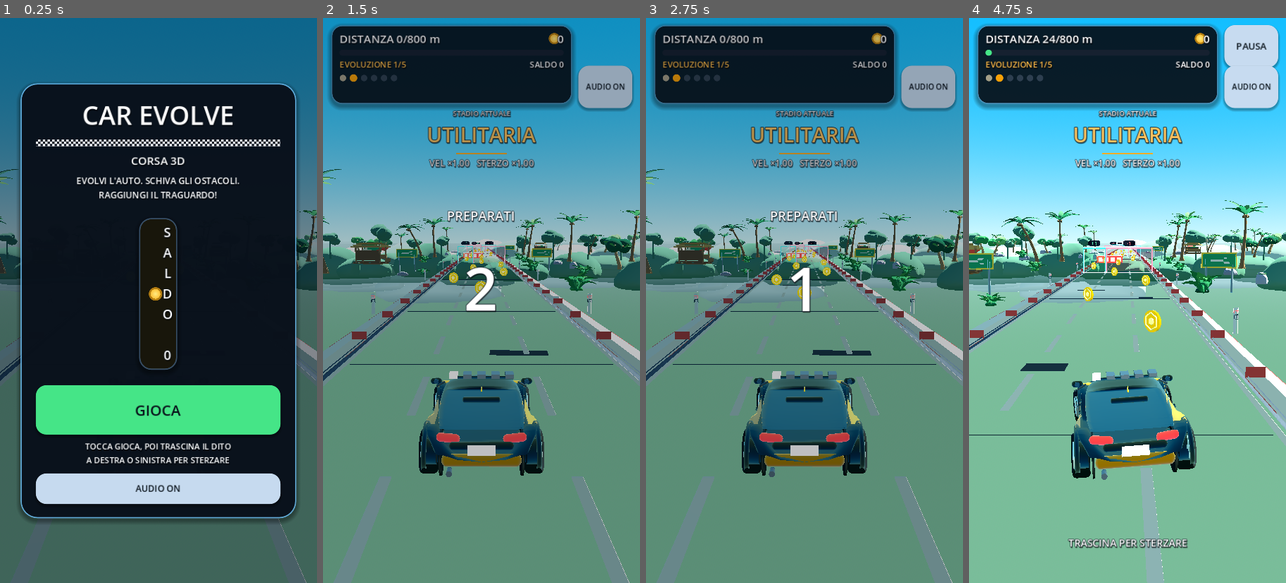
Above: before the commit, frames 1-4 (left to right).
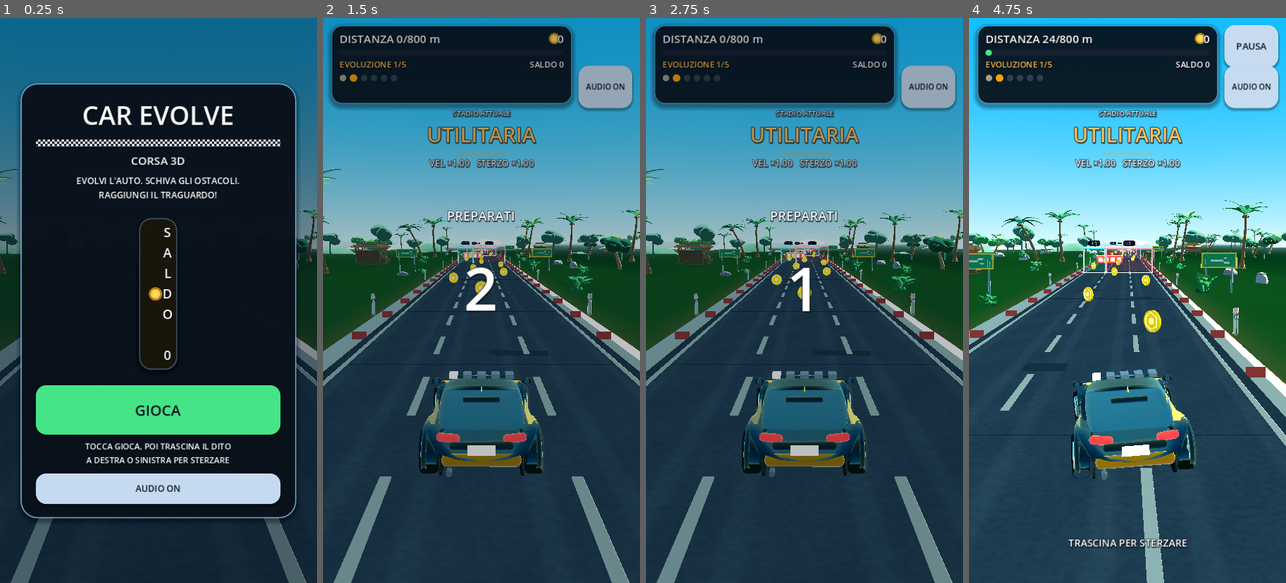
Above: after the commit, the same moments.

Repository: wraixxfn-create/GiocoMobile
Game: Godot game, scene res://scenes/Main.tscn
The game is run twice, just before and just after one commit, with the same random seed, the same clock (stepped at 60 frames per second) and the same inputs.
Inputs (mouse positions are in pixels of both pictures, inside the frame that each line leads up to):
- Up to frame 1 (0.25 s): no input
- Up to frame 2 (1.5 s): click "GIOCA" at 0.5 s; click "AUDIO ON" at 1.25 s
- Up to frame 3 (2.75 s): tap Enter at 2 s; move the mouse to (874, 272) at 2.02 s; hold Right (ui_right) from 2.03 s (still down); tap 1 at 2.1 s; click (874, 272) at 2.17 s
- Up to frame 4 (4.75 s): release Right (ui_right) at 2.75 s; drag from (1064, 328) to (1111, 413) at 2.77 s; move the mouse to (1159, 176) at 3.52 s; hold Right (ui_right) 3.53-4.25 s; tap 3 at 3.6 s; drag from (1111, 413) to (1032, 215) at 4.27 s

The runs differ from the first frame. In frame 1, 16% of the frame differs, in the area x 0-100%, y 40-100%; in frame 2, 46%; in frame 3, 46%; in frame 4, 46%.

Commit message:
fix(render): superfici di terreno e asfalto a doppia faccia + dump triangoli
Co-authored-by: arena-agent <297053741+arena-agent@users.noreply.github.com>

Diff:
--- a/scripts/core/MaterialFactory.gd
+++ b/scripts/core/MaterialFactory.gd
@@ -461,6 +461,7 @@
 		material.albedo_color = Color.WHITE
 		material.vertex_color_use_as_albedo = true
 		material.specular_mode = BaseMaterial3D.SPECULAR_DISABLED
+		material.cull_mode = BaseMaterial3D.CULL_DISABLED
 		material.roughness = 0.96
 		material.metallic = 0.0
 		_cache[key] = material
@@ -491,6 +492,7 @@
 		var material := StandardMaterial3D.new()
 		material.albedo_texture = asphalt_texture()
 		material.specular_mode = BaseMaterial3D.SPECULAR_DISABLED
+		material.cull_mode = BaseMaterial3D.CULL_DISABLED
 		material.roughness = 0.92
 		material.metallic = 0.0
 		material.texture_filter = BaseMaterial3D.TEXTURE_FILTER_LINEAR_WITH_MIPMAPS
--- a/tools/InspectScene.gd
+++ b/tools/InspectScene.gd
@@ -108,6 +108,27 @@
 				node.global_transform * verts[2],
 			])
 
+	print("--- TRIANGLE NORMALS ---")
+	for path in probes:
+		var node := main.get_node_or_null(path) as MeshInstance3D
+		if node == null or node.mesh == null:
+			continue
+		var arrays := node.mesh.surface_get_arrays(0)
+		var verts := arrays[Mesh.ARRAY_VERTEX] as PackedVector3Array
+		var normals := arrays[Mesh.ARRAY_NORMAL] as PackedVector3Array
+		var idx := arrays[Mesh.ARRAY_INDEX] as PackedInt32Array
+		var mat := node.material_override as StandardMaterial3D
+		var cull := mat.cull_mode if mat != null else -1
+		for tri_index in [0, 1, idx.size() / 3 - 1]:
+			var base := int(tri_index) * 3
+			if base + 2 >= idx.size():
+				continue
+			var a := verts[idx[base]]
+			var b := verts[idx[base + 1]]
+			var c := verts[idx[base + 2]]
+			var face := (b - a).cross(c - a).normalized()
+			print("  %s tri%d order=%d face=%s stored=%s cull=%d" % [
+				path, tri_index, idx[base], face, normals[idx[base]], cull])
 	print("--- SURFACES NEAR START ---")
 	for node in main.find_children("*", "MeshInstance3D", true, false):
 		var mi := node as MeshInstance3D
